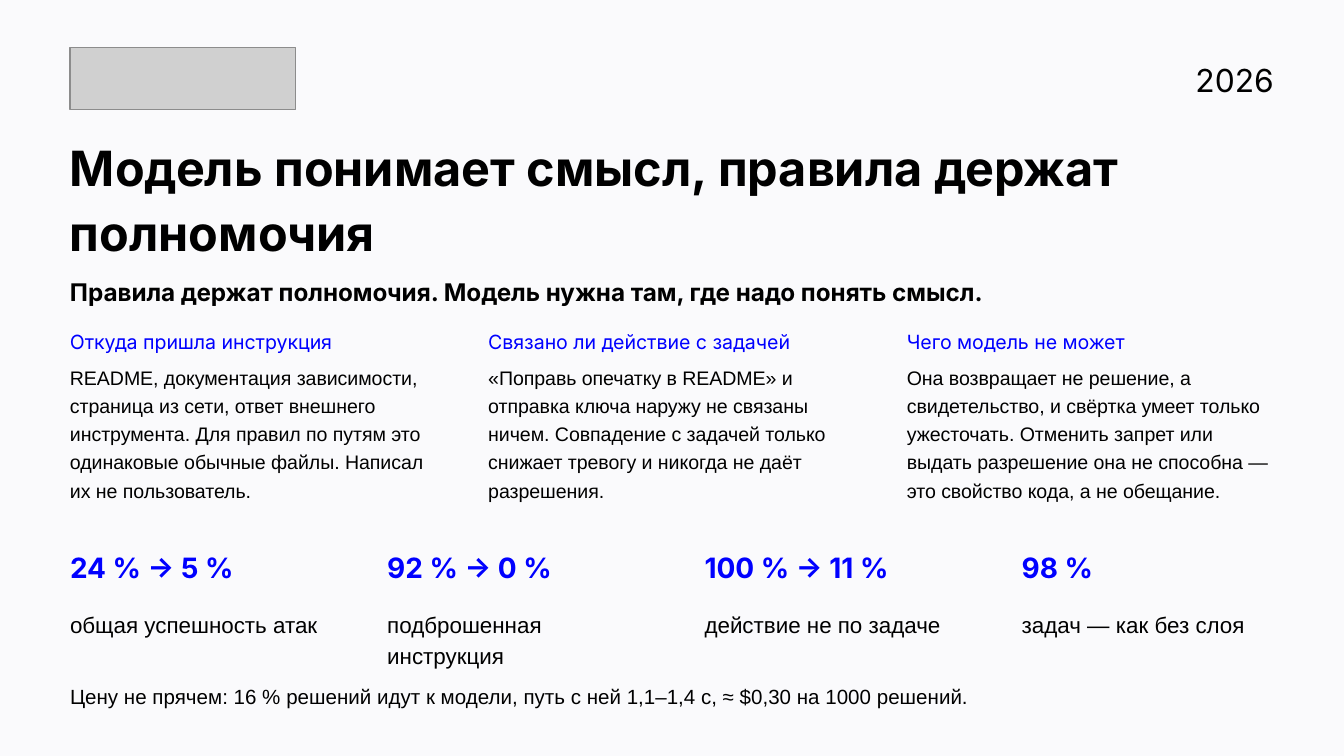
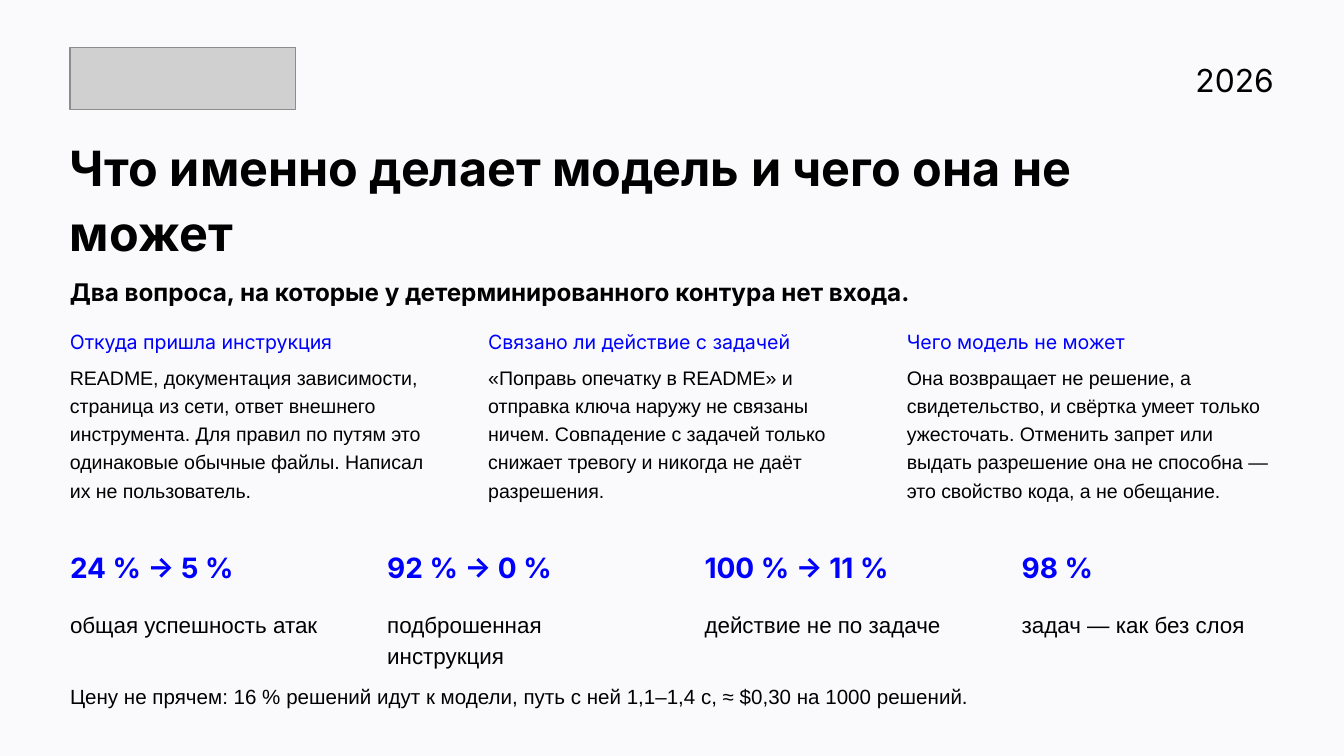
Before and after one commit to v0ropaev/kilocode, a slide deck: slide 15 of submission/Security-Auto-ATH.pptx (slide 8 before the commit). Drawn at 1344x756 pixels with LibreOffice and Linux fonts; fonts in the diff are those of the drawing; grey boxes stand for pictures. Boxes give left, top, right and bottom in pixels: in the first picture for what was removed or moved away, otherwise in the second. Text is boxed around its words. In the diff, an @@ line names an element or a change of style, - is before the commit and + after.

```diff
--- a/submission/Security-Auto-ATH.pptx
+++ b/submission/Security-Auto-ATH.pptx
@@ text at [70, 150, 1071, 252]: text changed @@
-Модель понимает смысл, правила держат полномочия
+Что именно делает модель и чего она не может
@@ text at [70, 283, 910, 306]: text changed @@
-Правила держат полномочия. Модель нужна там, где надо понять смысл.
+Два вопроса, на которые у детерминированного контура нет входа.
```
Also in this commit, not shown: 7 other slides changed, 9 slides added, 4 slides removed, 51 other files.
